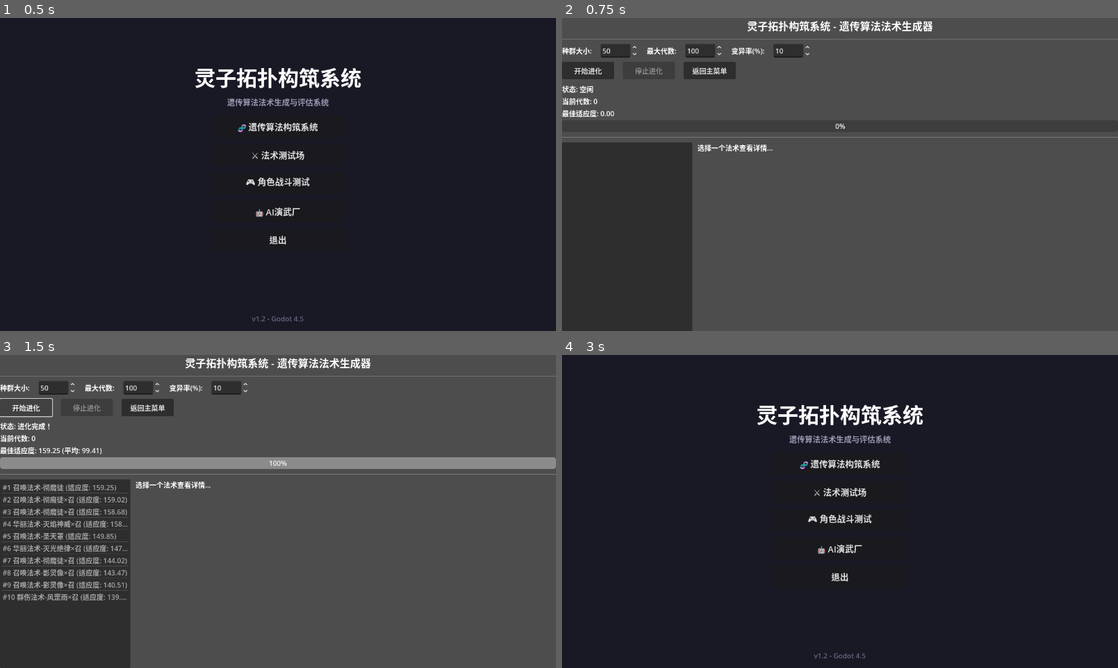
Above: before the commit, frames 1-4 (two rows, left to right).
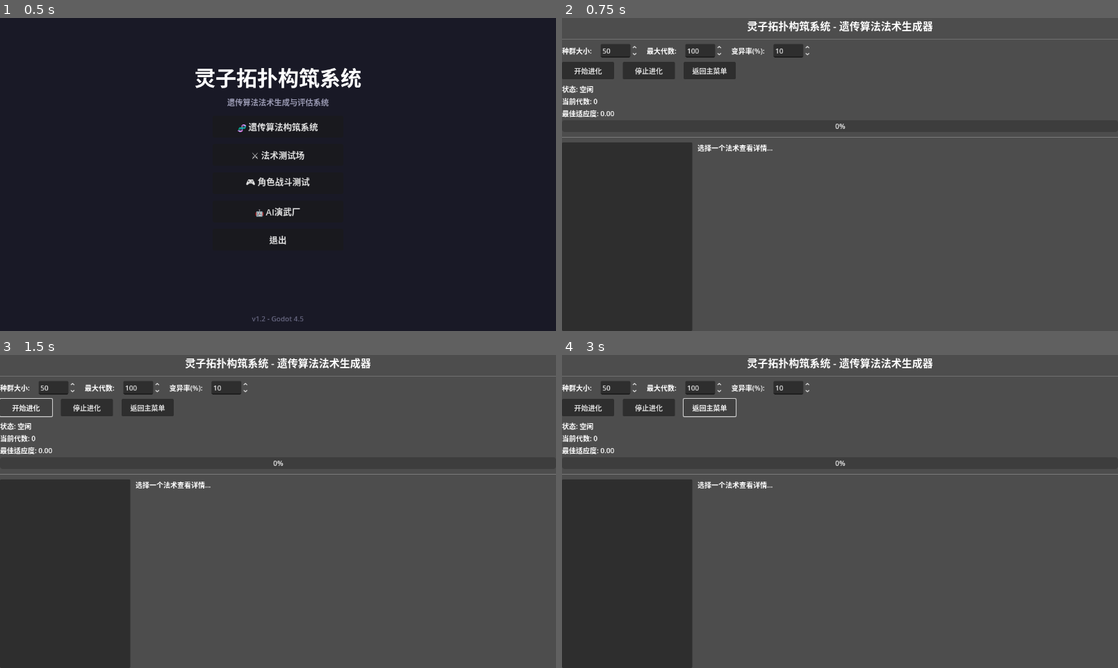
Above: after the commit, the same moments.

Repository: gdszyy/lingzi-topology-system
Game: Godot game, scene res://scenes/main_menu/main_menu.tscn
Two runs of this game, one before a commit and one after it. Both use one fixed random seed, a clock stepped at 60 frames per second and the inputs below.
Inputs:
- Up to frame 1 (0.5 s): no input
- Up to frame 2 (0.75 s): click "🧬 遗传算法构筑系统" at 0.5 s
- Up to frame 3 (1.5 s): click "开始进化" at 1.25 s
- Up to frame 4 (3 s): click "开始进化" at 2 s; click "返回主菜单" at 2.75 s

Frame 1 is identical in both runs. In frame 2, less than 0.1% of the frame differs, in the area x 13-19%, y 15-18%; in frame 3, 6.8%; in frame 4, 84%, in the area x 0-100%, y 0-100%.
Error before the commit: Invalid assignment of property or key 'duration' with value of type 'float' on a base object of type 'Resource (AreaEffectActionData)'. (res://scripts/genetic_…
Error after the commit: Parse Error: Could not parse global class "GeneticOperators" from "res://scripts/genetic_algorithm/genetic_operators.gd". (res://scripts/genetic_algorithm/gene…

Commit message:
fix: 移除 AreaEffectActionData 中不存在的 duration 属性赋值
修复 _generate_random_action 函数中对 AreaEffectActionData.duration 的错误赋值。
该属性在 AreaEffectActionData 类中不存在，导致运行时类型错误。

Diff:
--- a/scripts/genetic_algorithm/genetic_operators.gd
+++ b/scripts/genetic_algorithm/genetic_operators.gd
@@ -392,13 +392,12 @@
 			status.effect_value = randf_range(2.0, 15.0)
 			return status
 
-		ActionData.ActionType.AREA_EFFECT:
-			var area = AreaEffectActionData.new()
-			area.area_shape = randi() % 4
-			area.radius = randf_range(30.0, 120.0)
-			area.damage_value = randf_range(5.0, 30.0)
-			area.duration = randf_range(0.0, 2.0)
-			return area
+			ActionData.ActionType.AREA_EFFECT:
+				var area = AreaEffectActionData.new()
+				area.area_shape = randi() % 4
+				area.radius = randf_range(30.0, 120.0)
+				area.damage_value = randf_range(5.0, 30.0)
+				return area
 
 		4:  # 召唤动作 - 支持所有召唤实体类型
 			var summon = SummonActionData.new()
